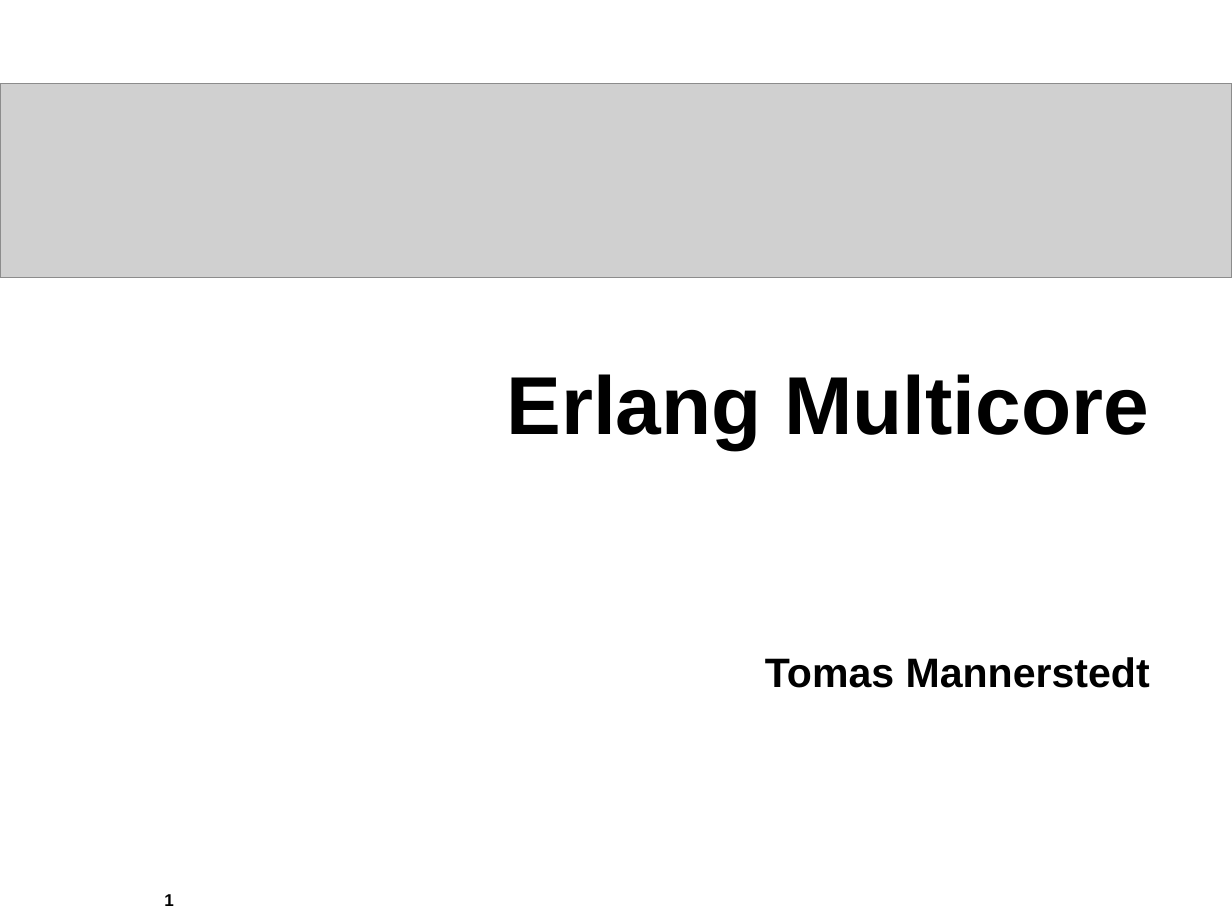
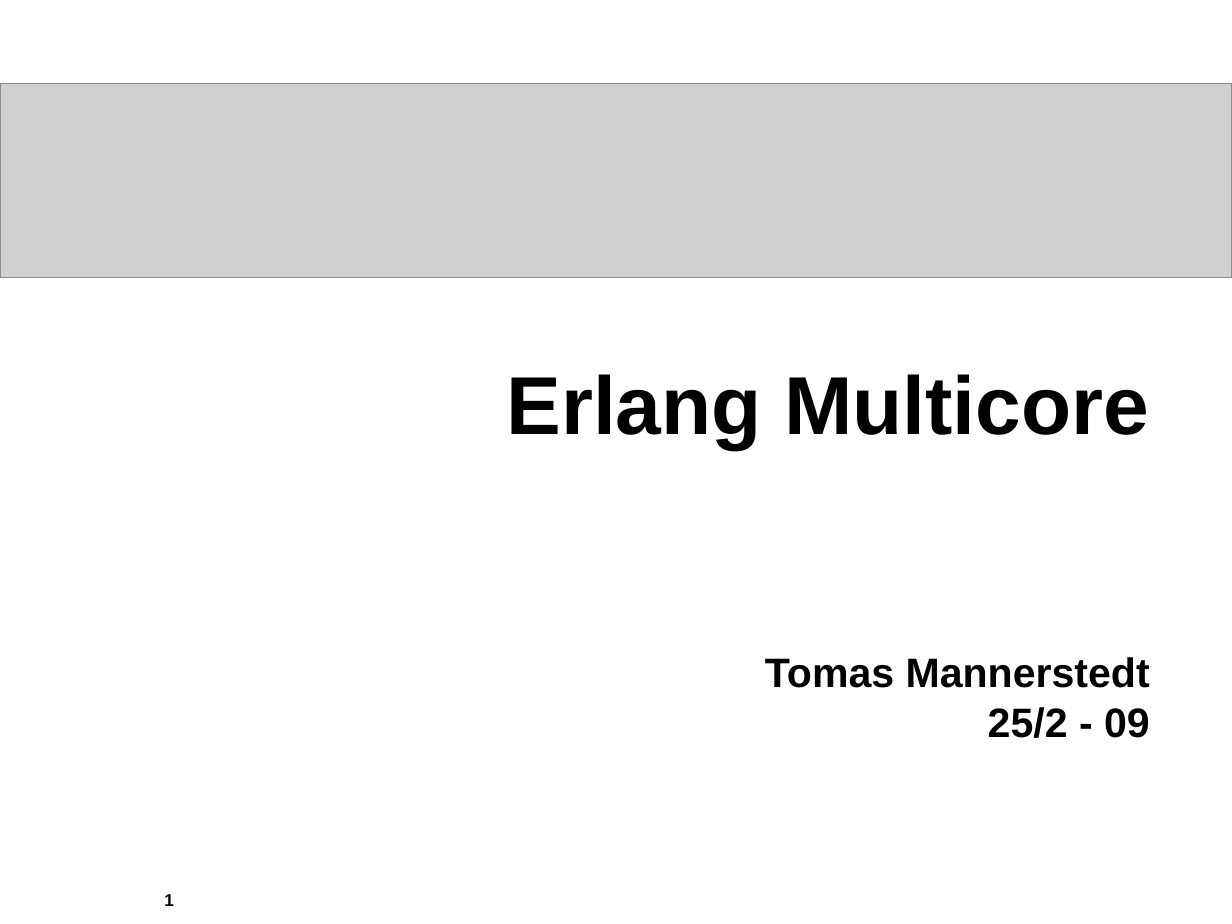
Before and after one commit to devmanner/devmanner, a slide deck: slide 1 of erlang/ErlangMulticore/Erlang.ppt. Drawn at 1232x924 pixels with LibreOffice and Linux fonts; fonts in the diff are those of the drawing; grey boxes stand for pictures; background and template pictures are left out. Boxes give left, top, right and bottom in pixels: in the first picture for what was removed or moved away, otherwise in the second. Text is boxed around its words. In the diff, an @@ line names an element or a change of style, - is before the commit and + after.

```diff
--- a/erlang/ErlangMulticore/Erlang.ppt
+++ b/erlang/ErlangMulticore/Erlang.ppt
@@ text at (x1=988, y1=707, x2=1150, y2=738): paragraph added @@
+25/2 - 09
```
Also in this commit, not shown: 2 other slides changed, 2 slides added, 2 slides removed, 1 other file.
